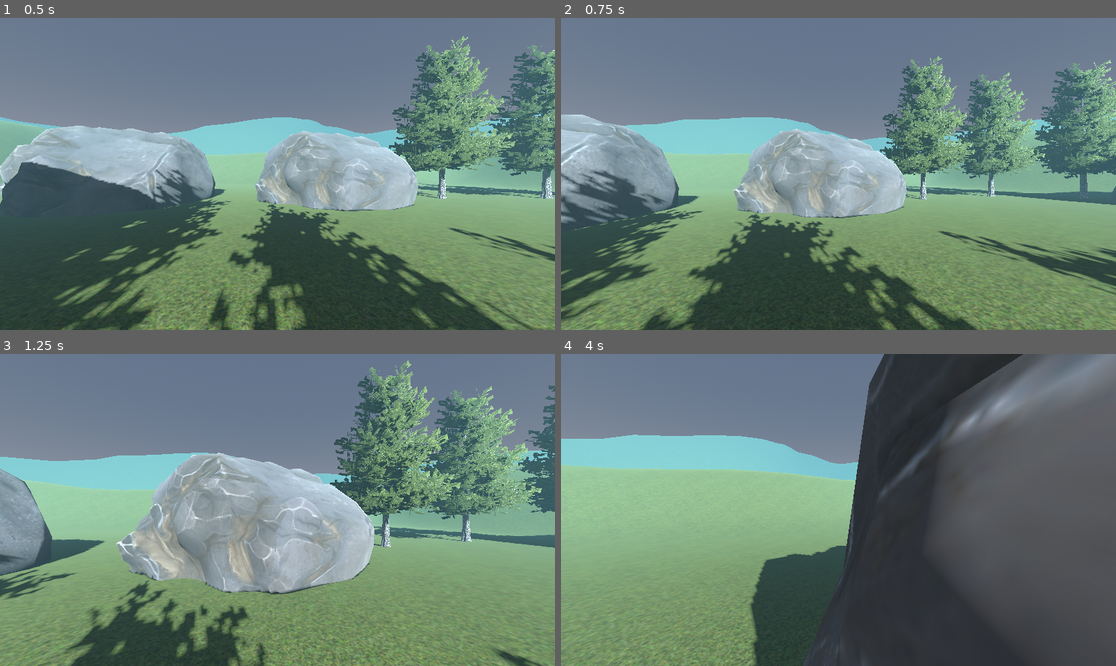
Above: before the commit, frames 1-4 (two rows, left to right).
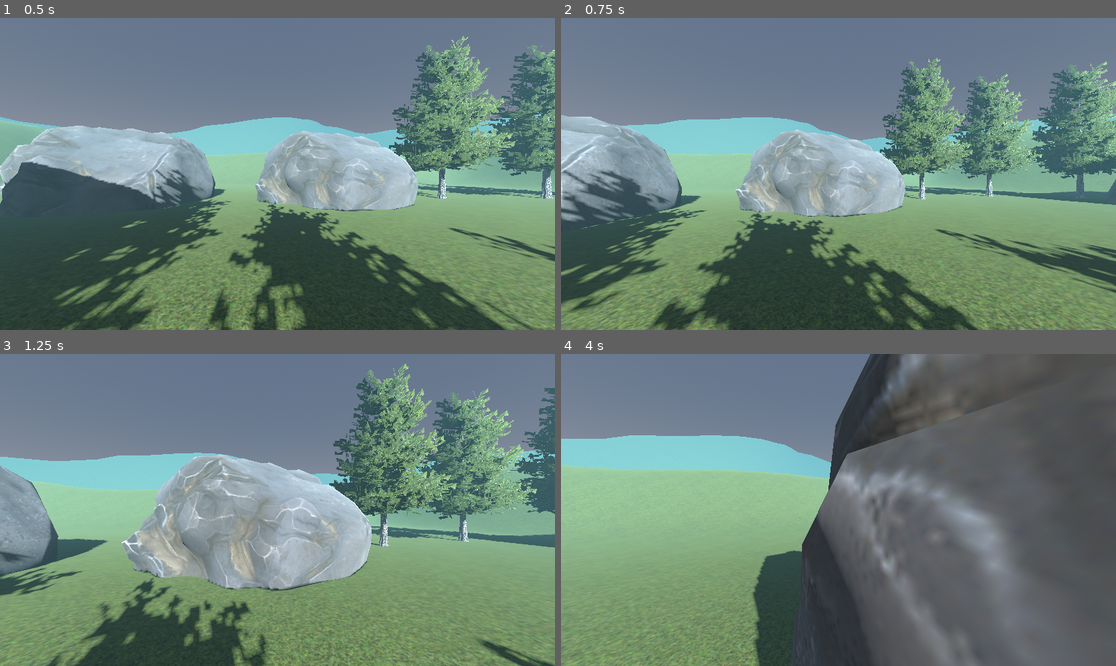
Above: after the commit, the same moments.

Repository: dspad/walking-simulator
Game: Godot game, scene res://main.tscn
The game is run twice, just before and just after one commit, with the same random seed, the same clock (stepped at 60 frames per second) and the same inputs.
Inputs (mouse positions are in pixels of both pictures, inside the frame that each line leads up to):
- Up to frame 1 (0.5 s): no input
- Up to frame 2 (0.75 s): tap Enter at 0.5 s; move the mouse to (866, 174) at 0.52 s; hold W (move_forward) from 0.53 s (still down); hold Shift (sprint) from 0.53 s (still down)
- Up to frame 3 (1.25 s): keep holding W (move_forward); keep holding Shift (sprint); tap Space (jump) at 0.77 s
- Up to frame 4 (4 s): keep holding W (move_forward); move the mouse to (810, 510) at 1.27 s; release Shift (sprint) at 1.28 s; tap Shift (sprint) at 1.35, 2.85 s; tap Space (jump) at 1.52, 3.02, 3.77 s; move the mouse to (849, 503) at 2.02 s; hold Shift (sprint) 2.03-2.78 s; move the mouse to (832, 516) at 2.77 s; move the mouse to (877, 513) at 3.52 s; hold Shift (sprint) from 3.53 s (still down)

Frame 1 is identical in both runs. In frame 2, 15% of the frame differs, in the area x 0-100%, y 12-100%; in frame 3, 15%; in frame 4, 32%, in the area x 0-100%, y 0-100%.

Commit message:
v8 - accelerazione e decelerazione

Diff:
--- a/PlayerController.gd
+++ b/PlayerController.gd
@@ -55,8 +55,20 @@
 		mov_dir *= run_dot
 		print(run_dot)
 
-	velocity.x = mov_dir.x * target_speed
-	velocity.z = mov_dir.z * target_speed
+	#accellerazione se stiamo camminando normalmente
+	var current_smoothing = walk_accelleration
+	if not is_on_floor():
+		#accelerazione se stiamo in salto
+		current_smoothing = air_accelleration
+	elif not mov_dir:
+		#accelerazione se abbiamo rilsciato il tasto
+		current_smoothing = breaking
+
+	#applica accelerazione/decelerazione
+	var target_vel = mov_dir * target_speed
+
+	velocity.x = lerp(velocity.x, target_vel.x, current_smoothing * delta)
+	velocity.z = lerp(velocity.z, target_vel.z, current_smoothing * delta)
 	move_and_slide()
 
 	#lettura movimento camera
@@ -69,6 +81,13 @@
 
 	camera_look_input = Vector2.ZERO
 
+	# Mostra mouse
+	if Input.is_action_just_pressed("ui_cancel"):
+		if Input.get_mouse_mode() == Input.MOUSE_MODE_VISIBLE:
+			Input.set_mouse_mode(Input.MOUSE_MODE_CAPTURED)
+		else:
+			Input.set_mouse_mode(Input.MOUSE_MODE_VISIBLE)
+
 func _unhandled_input(event: InputEvent):
 	if event is InputEventMouseMotion:
 		camera_look_input = event.relative
Not shown, changed: notes.txt
